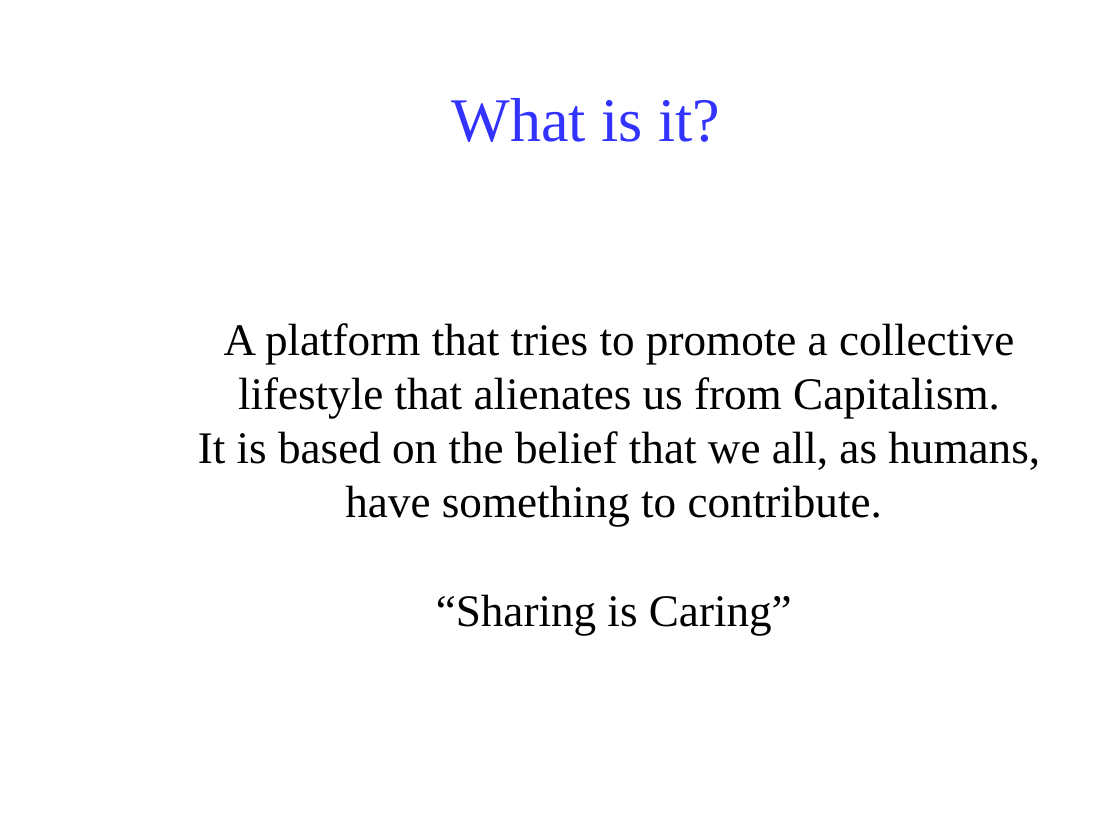
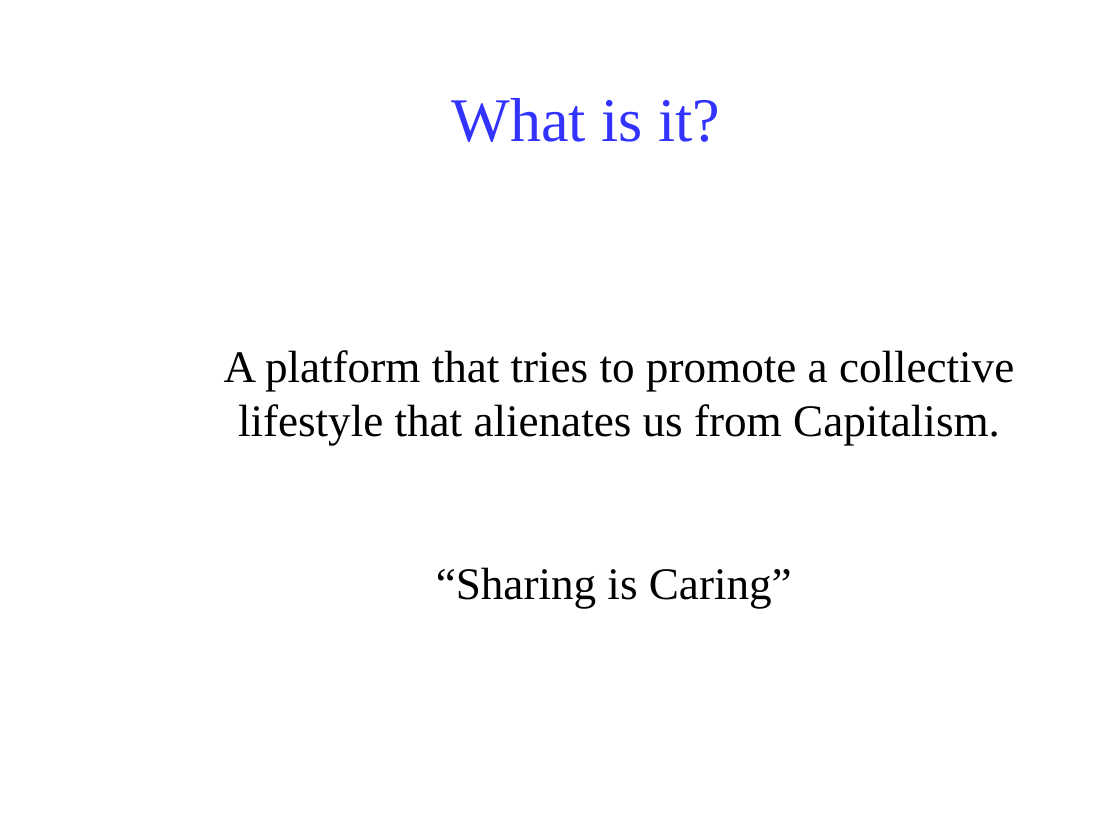
Before and after one commit to Klarala13/collectivity, a slide deck: slide 2 of Presentation/collectivity.odp. Drawn at 1120x840 pixels with LibreOffice and Linux fonts; fonts in the diff are those of the drawing; background and template pictures are left out. Boxes give left, top, right and bottom in pixels: in the first picture for what was removed or moved away, otherwise in the second. Text is boxed around its words. In the diff, an @@ line names an element or a change of style, - is before the commit and + after.

```diff
--- a/Presentation/collectivity.odp
+++ b/Presentation/collectivity.odp
@@ subtitle at <box>198,431,1040,527</box>: paragraph removed @@
-It is based on the belief that we all, as humans, have something to contribute.
```
Also in this commit, not shown: 1 other file.
